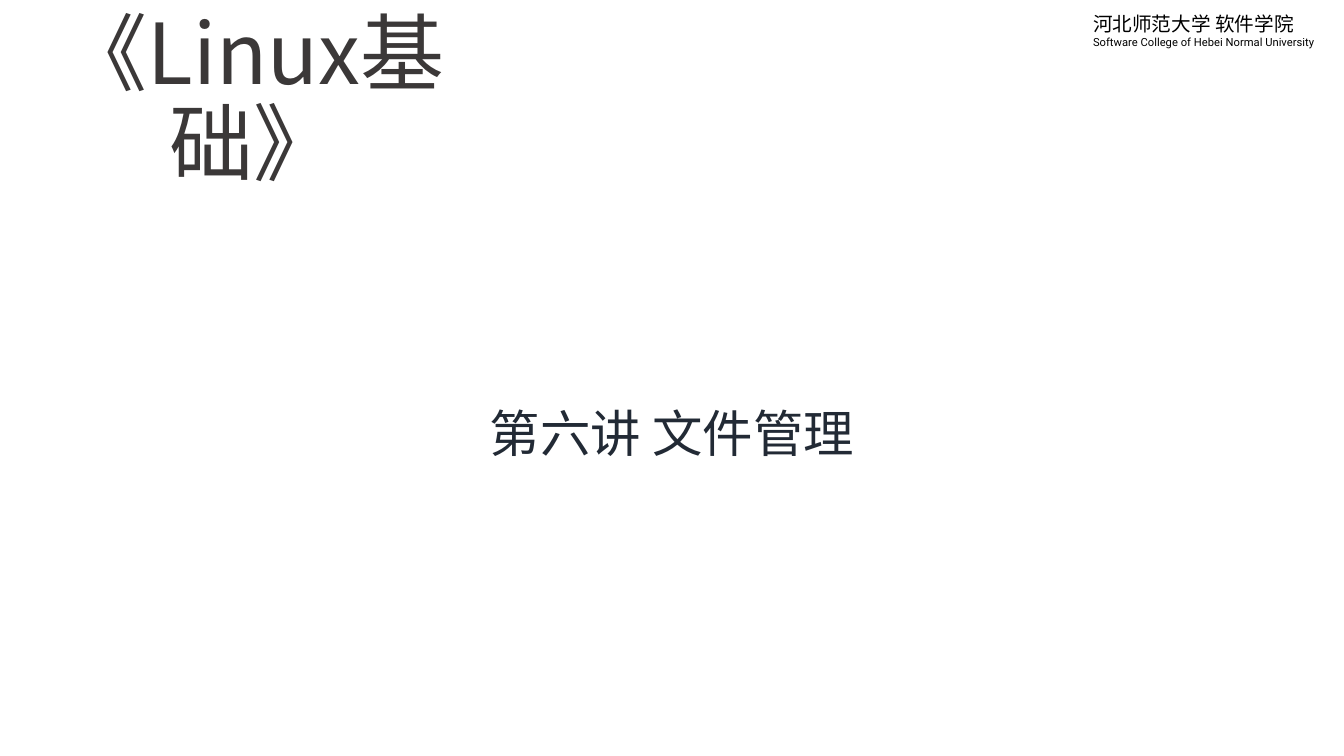
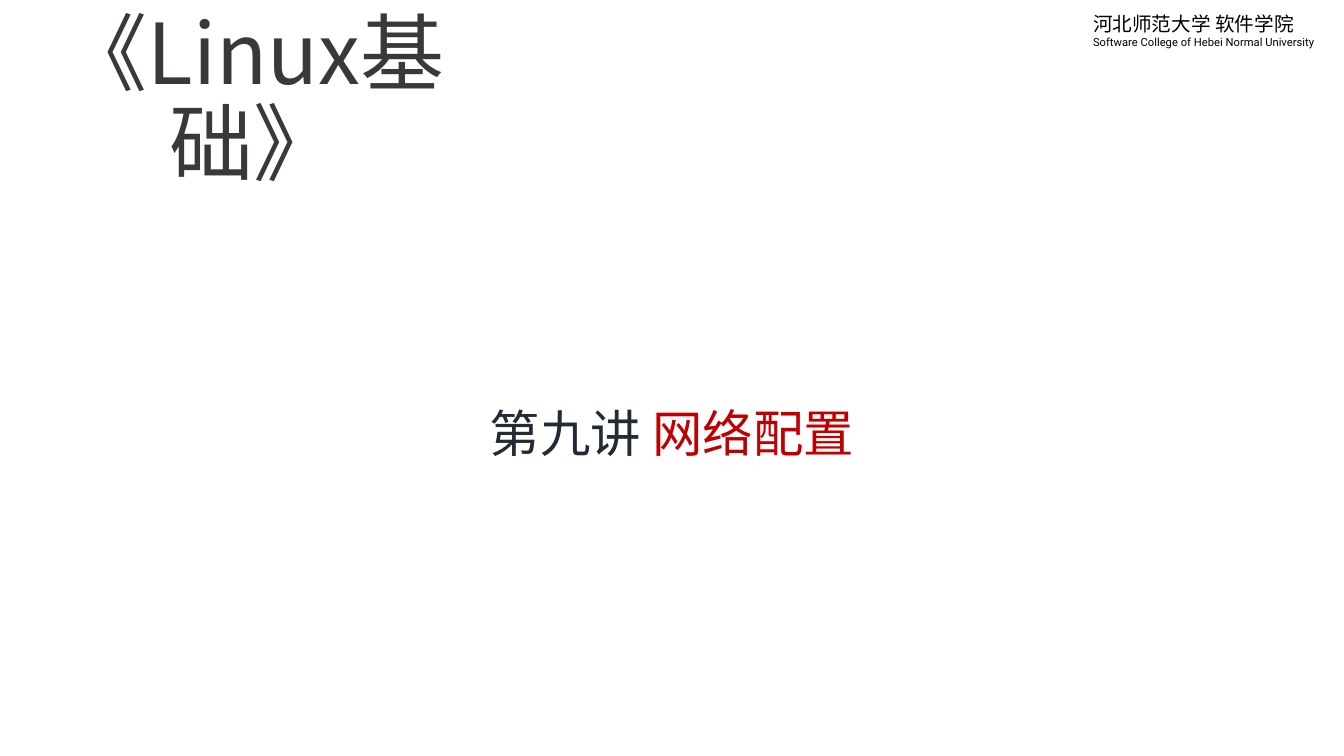
Before and after one commit to edu2act/course-linux-system, a slide deck: slide 1 of materials/slides/ch09-network-config.pptx. Drawn at 1344x756 pixels with LibreOffice and Linux fonts; fonts in the diff are those of the drawing; background and template pictures are left out. Boxes give left, top, right and bottom in pixels: in the first picture for what was removed or moved away, otherwise in the second. Text is boxed around its words. In the diff, an @@ line names an element or a change of style, - is before the commit and + after.

```diff
--- a/materials/slides/ch09-network-config.pptx
+++ b/materials/slides/ch09-network-config.pptx
@@ subtitle at (x1=490, y1=409, x2=854, y2=456): text changed; text colour #222A35 to #C00000 @@
-第六讲 文件管理
+第九讲 网络配置
```
Also in this commit, not shown: 2 other slides changed, 8 other files.
